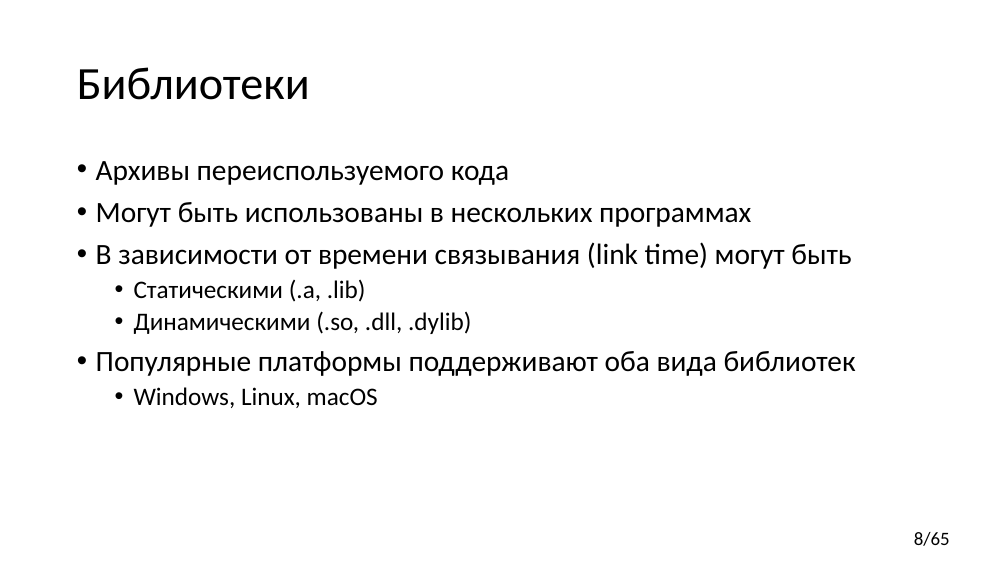
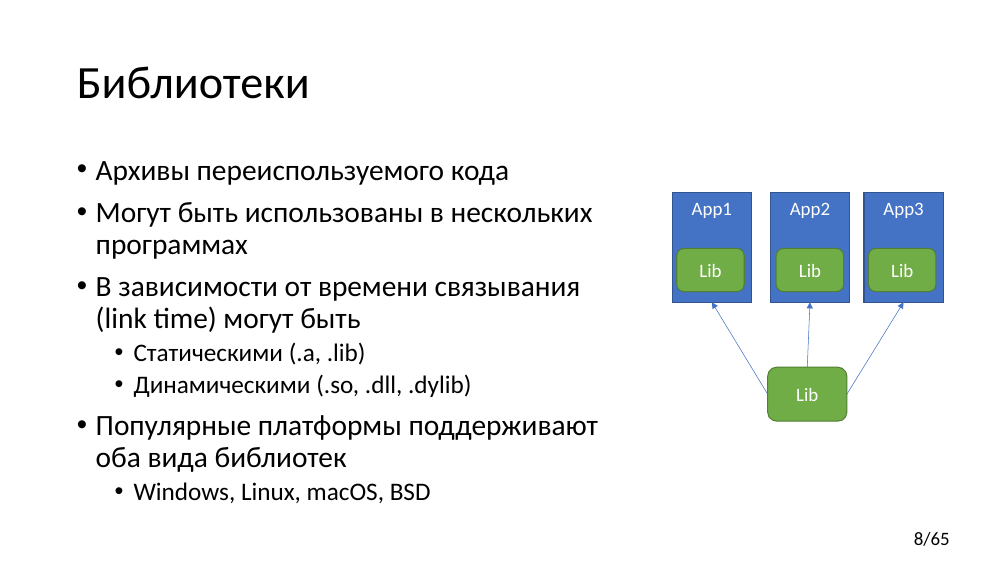
Before and after one commit to yugr/CppRussia, a slide deck: slide 8 of 2024/RU.pptx. Drawn at 1008x567 pixels with LibreOffice and Linux fonts; fonts in the diff are those of the drawing. Boxes give left, top, right and bottom in pixels: in the first picture for what was removed or moved away, otherwise in the second. Text is boxed around its words. In the diff, an @@ line names an element or a change of style, - is before the commit and + after.

```diff
--- a/2024/RU.pptx
+++ b/2024/RU.pptx
@@ rectangle added at [672, 193, 752, 302], fill #4472C4, outline #325491 1 pt, 18 pt, text #FFFFFF @@
+App1
@@ rectangle added at [771, 193, 850, 302], fill #4472C4, outline #325491 1 pt, 18 pt, text #FFFFFF @@
+App2
@@ rectangle added at [864, 193, 944, 302], fill #4472C4, outline #325491 1 pt, 18 pt, text #FFFFFF @@
+App3
@@ rounded rectangle added at [677, 249, 744, 292], fill #70AD47, outline #538035 1 pt, 18 pt, text #FFFFFF @@
+Lib
@@ rounded rectangle added at [777, 249, 844, 292], fill #70AD47, outline #538035 1 pt, 18 pt, text #FFFFFF @@
+Lib
@@ rounded rectangle added at [869, 249, 936, 292], fill #70AD47, outline #538035 1 pt, 18 pt, text #FFFFFF @@
+Lib
@@ arrow added from (768, 394) to (712, 302), #4472C4 0.5 pt @@
@@ arrow added from (808, 368) to (810, 302), #4472C4 0.5 pt @@
@@ arrow added from (847, 394) to (904, 302), #4472C4 0.5 pt @@
@@ rounded rectangle added at [768, 368, 847, 421], fill #70AD47, outline #538035 1 pt, 18 pt, text #FFFFFF @@
+Lib
@@ text at [134, 482, 431, 503]: text changed @@
-  • Windows, Linux, macOS
+  • Windows, Linux, macOS, BSD
```
Also in this commit, not shown: 24 other slides changed.
